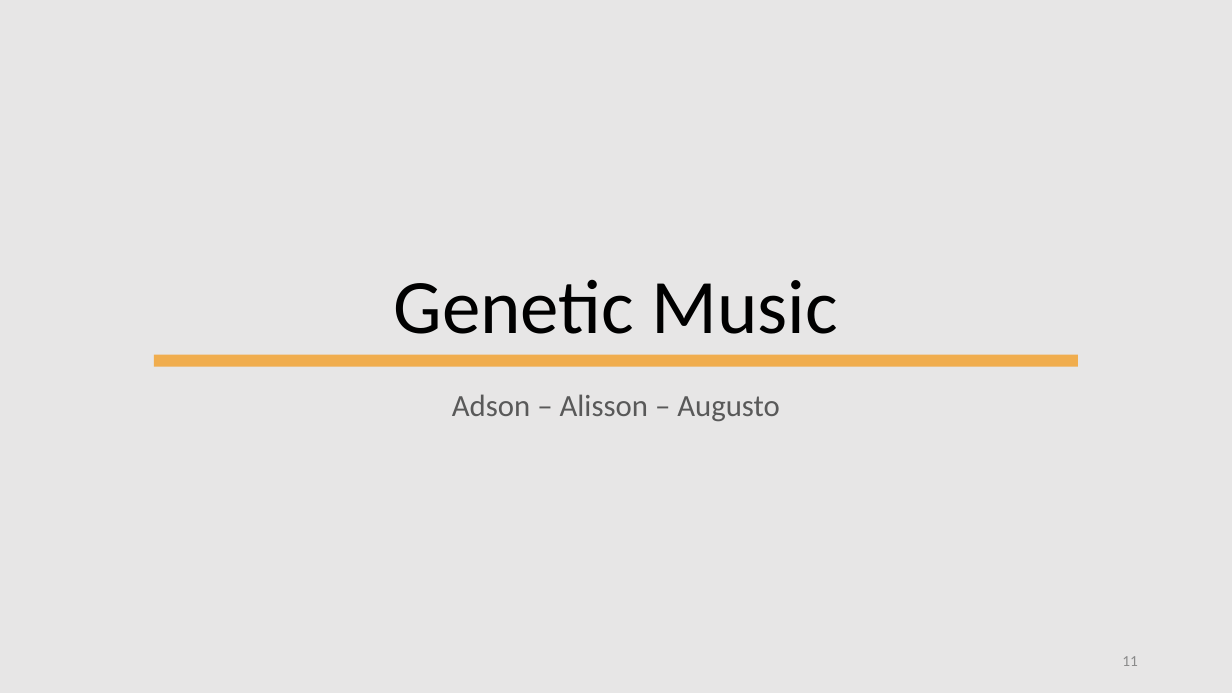
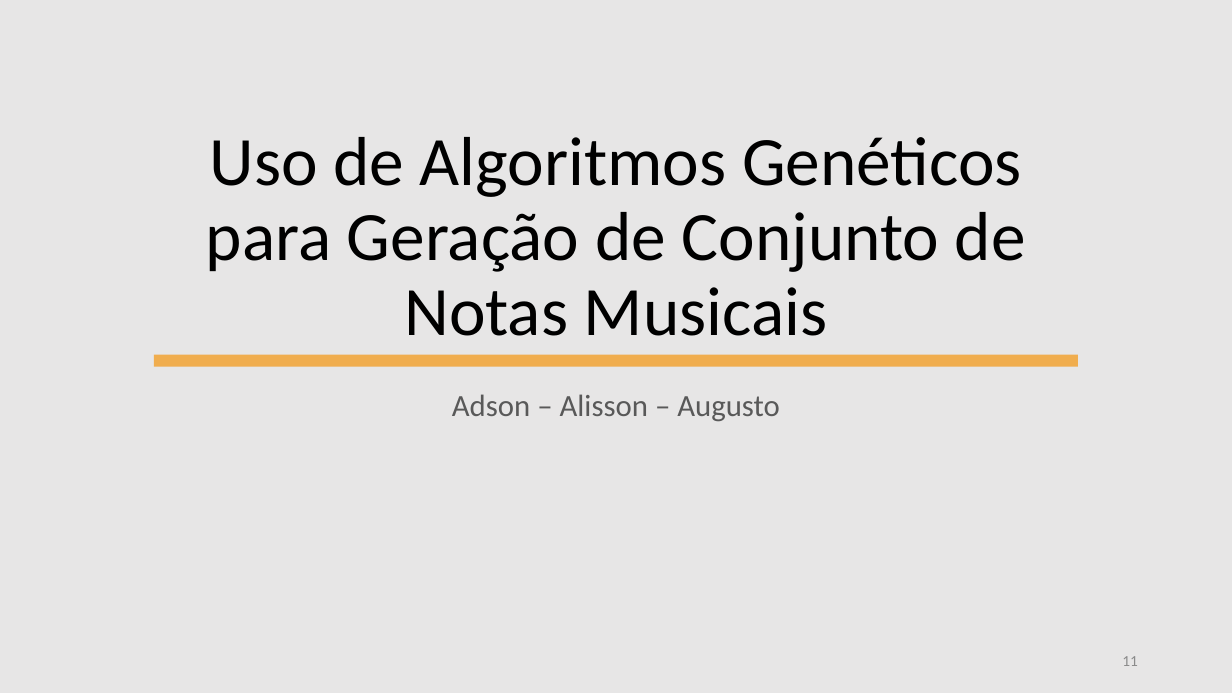
Before and after one commit to BeholderDEV/genetic-music-maker, a slide deck: slide 11 of Genetic Music.pptx. Drawn at 1232x693 pixels with LibreOffice and Linux fonts; fonts in the diff are those of the drawing. Boxes give left, top, right and bottom in pixels: in the first picture for what was removed or moved away, otherwise in the second. Text is boxed around its words. In the diff, an @@ line names an element or a change of style, - is before the commit and + after.

```diff
--- a/Genetic Music.pptx
+++ b/Genetic Music.pptx
@@ title at bbox=[206, 137, 1026, 336]: text changed; size 60 to 54 pt @@
-Genetic Music
+Uso de Algoritmos Genéticos para Geração de Conjunto de Notas Musicais
```
Also in this commit, not shown: 6 other slides changed.
